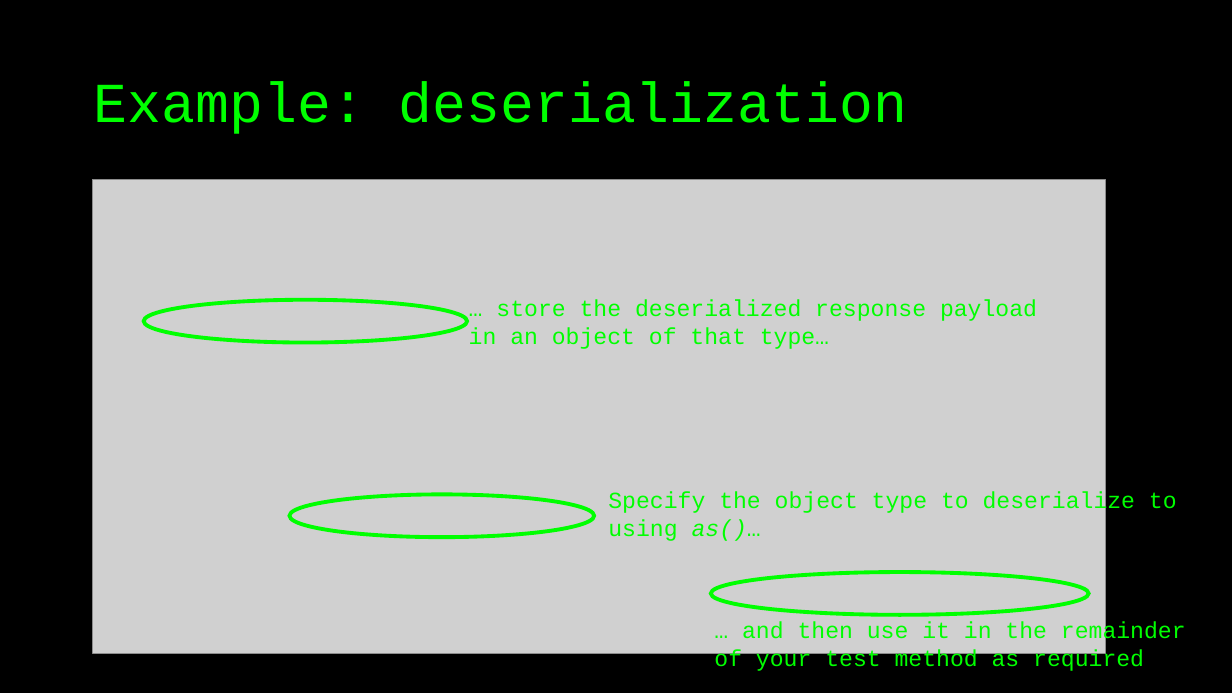
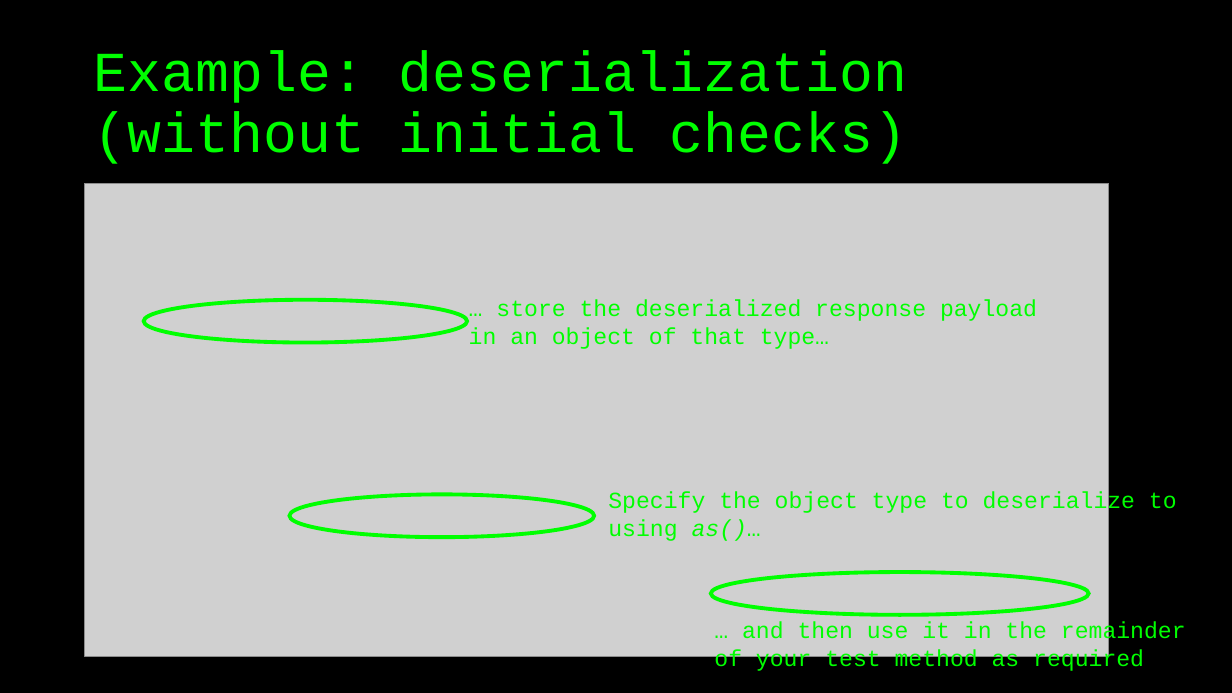
Before and after one commit to basdijkstra/rest-assured-workshop, a slide deck: slide 68 of RestAssuredWorkshop.pptx (slide 67 before the commit). Drawn at 1232x693 pixels with LibreOffice and Linux fonts; fonts in the diff are those of the drawing; grey boxes stand for pictures. Boxes give left, top, right and bottom in pixels: in the first picture for what was removed or moved away, otherwise in the second. Text is boxed around its words. In the diff, an @@ line names an element or a change of style, - is before the commit and + after.

Commit message:
Update slides, examples and answers with additional deserialization syntax example

```diff
--- a/RestAssuredWorkshop.pptx
+++ b/RestAssuredWorkshop.pptx
@@ title at <box>94,51,907,164</box>: text changed @@
-Example: deserialization
+Example: deserialization (without initial checks)
@@ picture: place and size @@
-picture at <box>93,179,1106,653</box>
+picture at <box>85,183,1109,657</box>
```
Also in this commit, not shown: 1 slide added, 4 other files.
